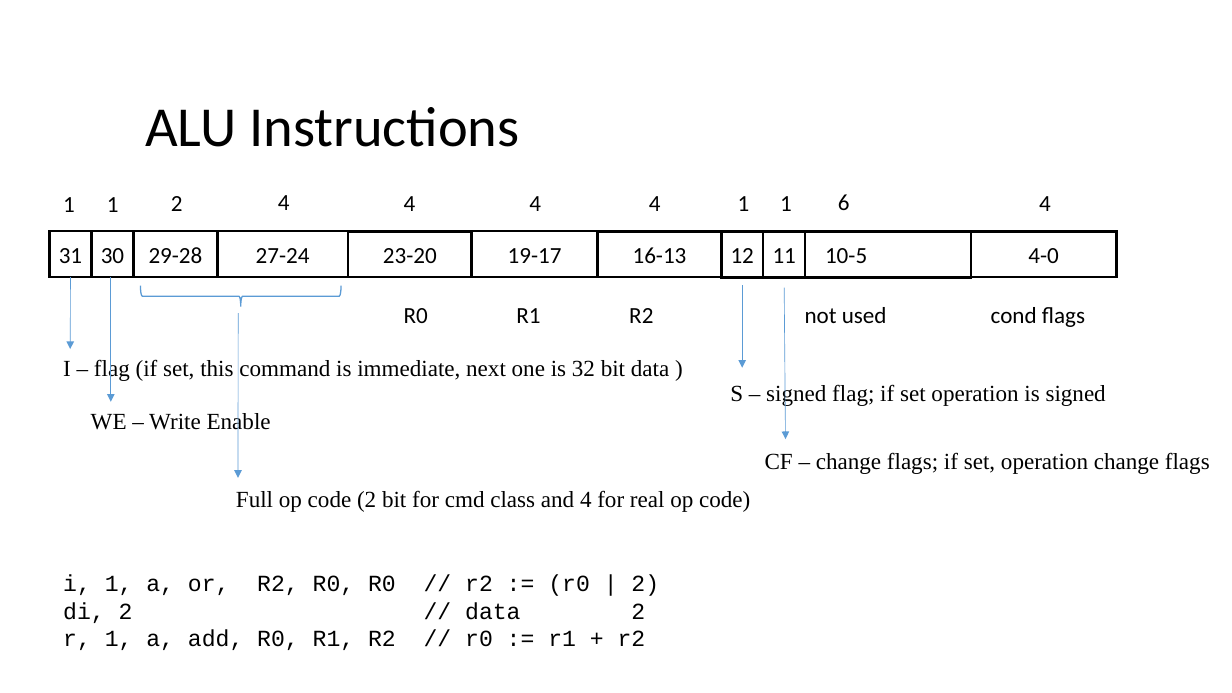
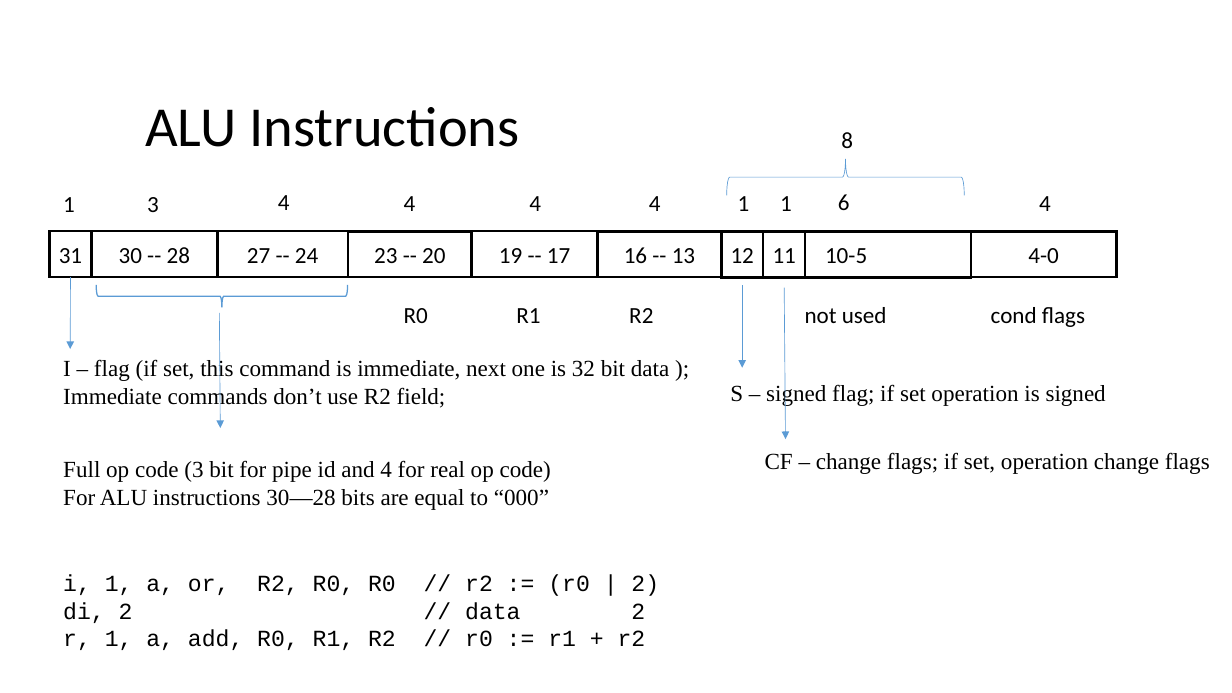
Before and after one commit to FROL256/argon-cpu, a slide deck: slide 2 of DOC/isa_encoding.pptx. Drawn at 1232x693 pixels with LibreOffice and Linux fonts; fonts in the diff are those of the drawing. Boxes give left, top, right and bottom in pixels: in the first picture for what was removed or moved away, otherwise in the second. Text is boxed around its words. In the diff, an @@ line names an element or a change of style, - is before the commit and + after.

Commit message:
edit doc, no more we flag inside the instruction;

```diff
--- a/DOC/isa_encoding.pptx
+++ b/DOC/isa_encoding.pptx
@@ text added at (x1=841, y1=132, x2=853, y2=148), 18 pt, text #000000 @@
+8
@@ left brace resized from (x1=230, y1=196, x2=251, y2=396) to (x1=211, y1=170, x2=233, y2=421) @@
@@ left brace added at (x1=726, y1=159, x2=964, y2=195), outline #5B9BD5 0.5 pt @@
@@ text removed at (x1=107, y1=197, x2=119, y2=212) @@
-1
@@ text at (x1=147, y1=197, x2=159, y2=212): text changed @@
-2
+3
@@ rectangle "30 -- 28" resized from (x1=133, y1=231, x2=217, y2=277) to (x1=91, y1=231, x2=218, y2=277) @@
@@ rectangle removed at (x1=91, y1=231, x2=133, y2=277) @@
-30
@@ text in rectangle at (x1=119, y1=247, x2=190, y2=263): text changed @@
-29-28
+30 -- 28
@@ text in rectangle at (x1=247, y1=248, x2=318, y2=263): text changed @@
-27-24
+27 -- 24
@@ text in rectangle at (x1=374, y1=248, x2=445, y2=263): text changed @@
-23-20
+23 -- 20
@@ text in rectangle at (x1=499, y1=248, x2=570, y2=263): text changed @@
-19-17
+19 -- 17
@@ text in rectangle at (x1=624, y1=247, x2=695, y2=263): text changed @@
-16-13
+16 -- 13
@@ arrow removed from (111, 277) to (111, 402) @@
@@ arrow moved from (238, 313) - (238, 478) to (219, 313) - (220, 428) @@
@@ text at (x1=63, y1=358, x2=669, y2=410): text changed @@
-I – flag (if set, this command is immediate, next one is 32 bit data )
+I – flag (if set, this command is immediate, next one is 32 bit data );
+Immediate commands don’t use R2 field;
@@ text removed at (x1=91, y1=411, x2=271, y2=435) @@
-WE – Write Enable
@@ text at (x1=63, y1=460, x2=551, y2=510): text changed @@
-Full op code (2 bit for cmd class and 4 for real op code)
+Full op code (3 bit for pipe id and 4 for real op code)
+For ALU instructions 30—28 bits are equal to “000”
```
Also in this commit, not shown: 1 other slide changed.
